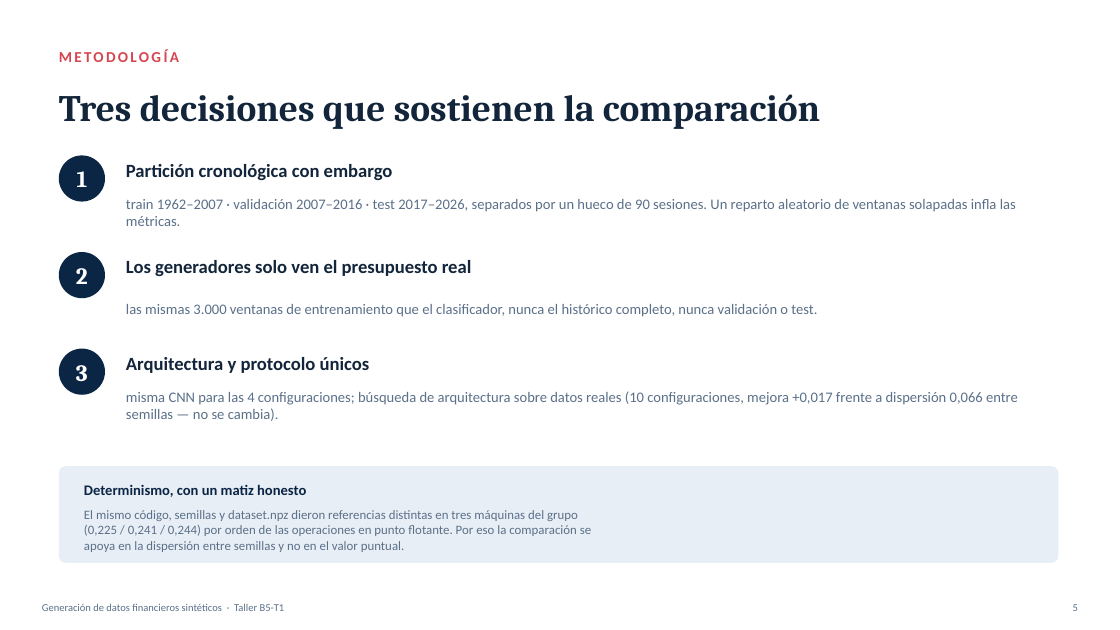
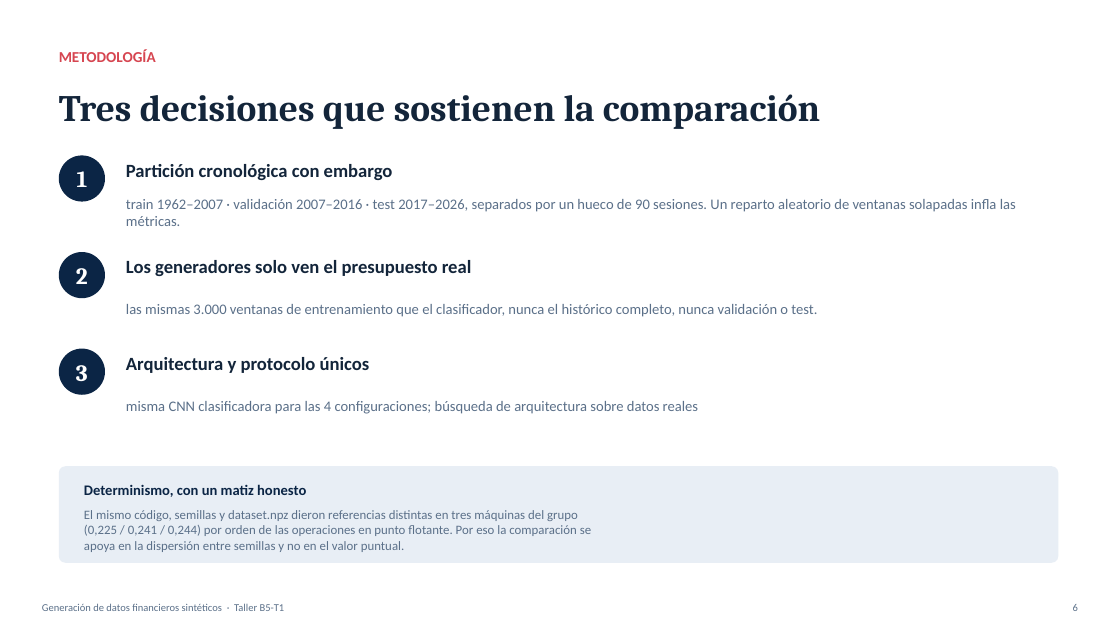
Before and after one commit to raulrodriguezlr/B5-T1, a slide deck: slide 6 of B5-T1_presentacion.pptx (slide 5 before the commit). Drawn at 1120x630 pixels with LibreOffice and Linux fonts; fonts in the diff are those of the drawing. Boxes give left, top, right and bottom in pixels: in the first picture for what was removed or moved away, otherwise in the second. Text is boxed around its words. In the diff, an @@ line names an element or a change of style, - is before the commit and + after.

Commit message:
mejoras presentaciones

```diff
--- a/B5-T1_presentacion.pptx
+++ b/B5-T1_presentacion.pptx
@@ text "METODOLOGÍA" at <box>59,49,156,62</box>: letter spacing 2 to 0 pt @@
@@ text at <box>126,401,698,414</box>: text changed @@
-misma CNN para las 4 configuraciones; búsqueda de arquitectura sobre datos reales (10 configuraciones, mejora +0,017 frente a dispersión 0,066 entre semillas — no se cambia).
+misma CNN clasificadora para las 4 configuraciones; búsqueda de arquitectura sobre datos reales
@@ text at <box>1073,604,1078,611</box>: text changed @@
-5
+6
```
Also in this commit, not shown: 12 other slides changed, 1 slide added, 2 other files.
